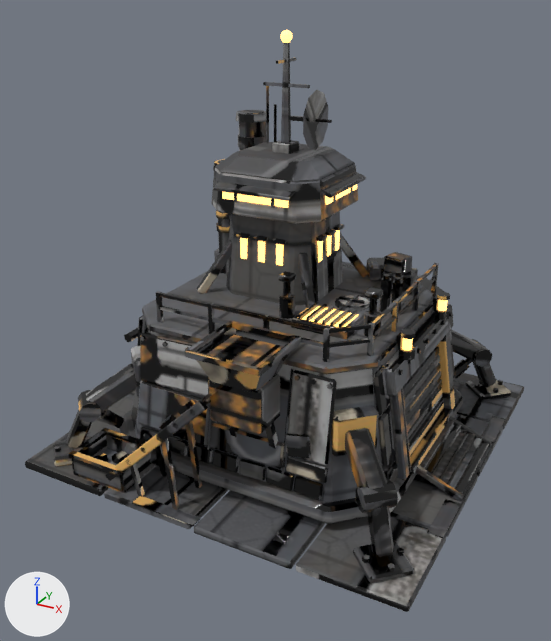
The glTF model packages/client/assets/models/vanguard.nexus.glb as it was, and as the next commit left it.
Before and after are seen from a 50 mm lens placed at (0.807, -1.582, 1.091), pointed at (-0.015, -0.087, 0.343). Every picture has the same lights, and +X, +Y and +Z are marked at lower left. The older version comes first. Where no turn or scale is listed for an object, it has been applied to the vertices. Vertices at exactly the same position are counted once.

Objects in the first picture: 'body'.
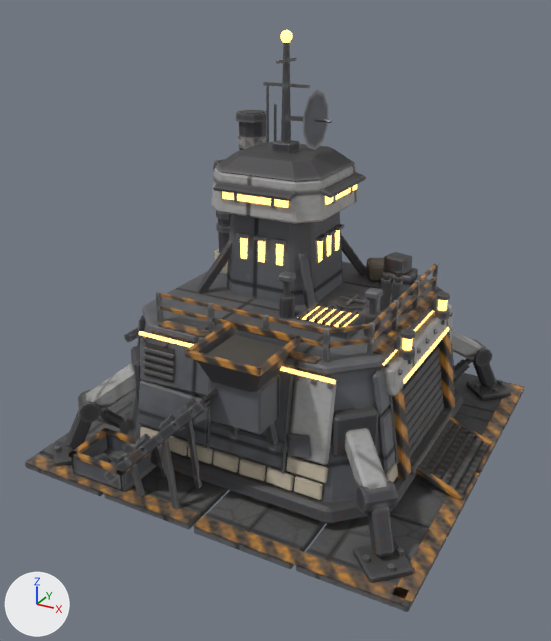
The change, as a list of edits to the scene's bpy script:
```text
Change me_body:
    used by ob_body; location = (0.0, 0.0, 0.0)
    remove me_body.from_pydata(...)  # 4488 vertices, 7854 faces; spans x -0.495..0.495, y -0.497..0.495, z -0.004..0.998
    add me_body.from_pydata(...)  # 4640 vertices, 8114 faces; spans x -0.495..0.498, y -0.498..0.495, z -0.004..0.998
    me_body part 1: a new loose piece, a box spanning x 0.4575..0.4975, y -0.4825..-0.0075, z 0.02..0.023, in mat_bastion
    me_body part 2: a new loose piece, a box spanning x 0.4575..0.4975, y 0.0075..0.4825, z 0.02..0.023, in mat_bastion
    me_body part 3: a new loose piece, a box spanning x -0.4825..-0.0075, y -0.4975..-0.4575, z 0.02..0.023, in mat_bastion
    me_body part 4: a new loose piece, a box spanning x 0.2775..0.3075, y -0.2..0.2, z 0.375..0.378, in mat_bastion
    me_body part 5: a new loose piece, a box spanning x -0.2..0.2, y -0.3075..-0.2775, z 0.375..0.378, in mat_bastion
    me_body part 6: the loose piece of 8 vertices spanning x 0.457..0.493, y 0.145..0.275, z 0.02..0.023 is scaled about its middle by (0.0846, 2.88, 2.92), then moved by (-0.171, -0.21, 0.327), in mat_lamp (orange #f3bf6f, glowing orange #ffc46c)
    me_body part 7: the loose piece of 8 vertices spanning x 0.457..0.493, y -0.275..-0.145, z 0.02..0.023 is scaled about its middle by (0.0846, 2.46, 2.92), then moved by (-0.131, 0.21, 0.281), in mat_lamp (orange #f3bf6f, glowing orange #ffc46c)
    me_body part 8: a new loose piece of 24 vertices spanning x -0.233..-0.148, y -0.338..-0.33, z 0.26..0.269, in mat_bastion
    me_body part 9: a new loose piece of 24 vertices spanning x -0.233..-0.148, y -0.335..-0.327, z 0.277..0.287, in mat_bastion
    me_body part 10: a new loose piece of 24 vertices spanning x -0.233..-0.148, y -0.332..-0.324, z 0.295..0.304, in mat_bastion
    me_body part 11: a new loose piece of 24 vertices spanning x -0.233..-0.148, y -0.329..-0.321, z 0.312..0.322, in mat_bastion
    me_body part 12
    4 vertices are removed from x -0.157..0.008, y -0.497..-0.468, z 0.02..0.023
    12 faces are deleted
    2 vertices move from x -0.157..0.008, y -0.468, z 0.02 to x 0.008, y -0.457, z 0.02..0.023
    4 vertices are added at (0.483, -0.498, 0.02), (0.483, -0.498, 0.023), (0.483, -0.457, 0.02), (0.483, -0.457, 0.023)
    12 new faces join them, mat_bastion
    me_body part 13
    16 vertices are added at x -0.25..0.25, y -0.333..-0.314, z 0.252..0.355
    12 new faces join them, mat_bastion
    12 new faces join them, mat_lamp (orange #f3bf6f, glowing orange #ffc46c)
    me_body part 14: 7689 kept faces spanning x -0.495..0.495, y -0.498..0.495, z -0.004..0.998 get new texture (UV) coordinates
```

Pixel boxes (x1, y1, x2, y2) of what changed, in the pictures (551 x 641 px; the box of a moved part takes in the faces that stretch with it):
'body', reshaped: before (25, 30, 524, 612); after (25, 30, 525, 612)
part 1 of me_body, added: after (392, 472, 479, 603)
part 2 of me_body, added: after (477, 384, 525, 471)
part 3 of me_body, added: after (27, 455, 198, 524)
part 4 of me_body, added: after (373, 291, 439, 355)
part 5 of me_body, added: after (158, 320, 322, 364)
part 6 of me_body, moved or reshaped: before (481, 416, 506, 443); after (383, 311, 434, 365)
part 7 of me_body, moved or reshaped: before (427, 499, 461, 538); after (403, 327, 449, 383)
part 8 of me_body, added: after (143, 369, 173, 381)
part 9 of me_body, added: after (143, 361, 174, 373)
part 10 of me_body, added: after (143, 354, 174, 366)
part 11 of me_body, added: after (143, 347, 175, 359)
part 12 of me_body, moved or reshaped: before (132, 496, 201, 526); after (193, 515, 409, 605)
part 13 of me_body, added: after (139, 331, 336, 384)
part 14 of me_body, surface changed: (25, 41, 524, 612) in both
